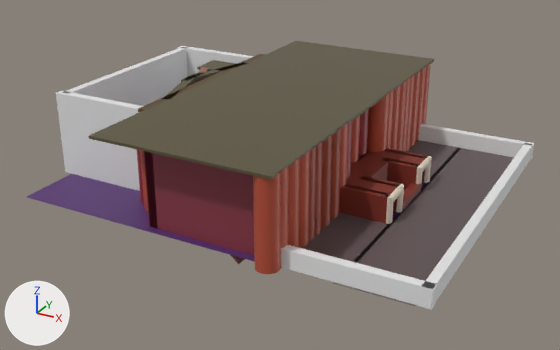
A saved change to the COLLADA model dae/theater.dae.
Before and after are seen from a camera (50 mm lens) standing at (92.7, -151.2, 74.8) and looking at (11.4, -3.5, 1.0). The axes (+X, +Y, +Z) are drawn at lower left. The lights are the same throughout. Where no turn or scale is listed for an object, it has been applied to the vertices.

The older version as bpy lines, for what is in view:
```python
ob_cube_055 = bpy.data.objects.new('Cube_055', me_cube_063)
ob_cube_055.location = (46.1, -38.5, 2.0)
ob_cube_056 = bpy.data.objects.new('Cube_056', me_cube_064)
ob_cube_056.location = (46.1, 37.6, 2.0)
ob_cube_057 = bpy.data.objects.new('Cube_057', me_cube_065)
ob_cube_057.location = (59.8, -1.0, 2.0)
ob_cylinder_057 = bpy.data.objects.new('Cylinder_057', me_cylinder_076)
ob_cylinder_057.location = (29.3, -15.1, 10.0)
ob_cylinder_060 = bpy.data.objects.new('Cylinder_060', me_cylinder_078)
ob_cylinder_060.location = (29.3, -23.7, 10.0)
ob_cylinder_061 = bpy.data.objects.new('Cylinder_061', me_cylinder_079)
ob_cylinder_061.location = (29.3, -26.5, 10.0)
ob_cylinder_065 = bpy.data.objects.new('Cylinder_065', me_cylinder_083)
ob_cylinder_065.location = (23.2, -26.5, 10.0)
ob_cylinder_069 = bpy.data.objects.new('Cylinder_069', me_cylinder_087)
ob_cylinder_069.location = (29.3, -40.7, 10.0)
# also in view: 'Cylinder_067' at (29.3, -33.5, 10.0); 'floor_004' at (50.3, 0.0, 0.0); 'Cylinder_080' at (29.3, 18.9, 10.0); 'Cube_019' at (-34.1, 0.0, 10.0); 'floor' at (-1.9, 0.0, 0.0)
```
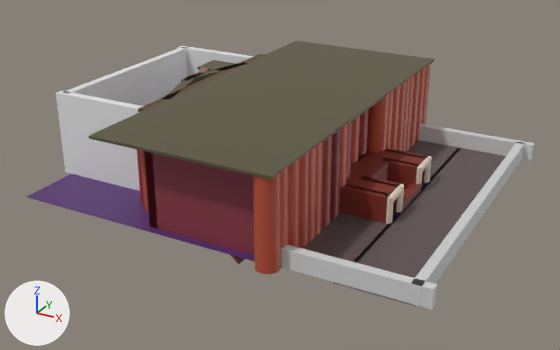
Diff of the bpy script that builds the scene:
```diff
--- a/dae/theater.dae.py
+++ b/dae/theater.dae.py
@@ mat_material_021 @@
+mat_material_021 = principled_material('Material_021')
+mat_material_021.base_color = (0.64, 0.64, 0.64)  # light grey #d1d1d1
+mat_material_021.roughness = 0.44
@@ mat_material_020 @@
+mat_material_020 = principled_material('Material_020')
+mat_material_020.base_color = (0.64, 0.64, 0.64)  # light grey #d1d1d1
+mat_material_020.roughness = 0.44
@@ mat_material @@
+mat_material = principled_material('Material')
+mat_material.base_color = (0.64, 0.64, 0.64)  # light grey #d1d1d1
+mat_material.roughness = 0.44
@@ me_cube_065 @@
 me_cube_065.from_pydata(...)  # 8 vertices, 12 faces; spans x -1.0..1.0, y -38.5..38.5, z -2.0..2.0
+me_cube_065.materials.append(mat_material)  # light grey #d1d1d1
@@ me_cube_064 @@
 me_cube_064.from_pydata(...)  # 8 vertices, 12 faces; spans x -14.9..14.9, y -1.0..1.0, z -2.0..2.0
+me_cube_064.materials.append(mat_material_020)  # light grey #d1d1d1
@@ me_cylinder_078 @@
 me_cylinder_078.from_pydata(...)  # 64 vertices, 124 faces; spans x -2.5..2.5, y -2.5..2.5, z -10.0..10.0
-me_cylinder_078.materials.append(mat_pillarmat1_017)  # red #b64e37
+me_cylinder_078.materials.append(mat_pill2)  # red #8f2b32
@@ me_cylinder_076 @@
 me_cylinder_076.from_pydata(...)  # 64 vertices, 124 faces; spans x -2.5..2.5, y -2.5..2.5, z -10.0..10.0
-me_cylinder_076.materials.append(mat_pillarmat1_013)  # red #b64e37
+me_cylinder_076.materials.append(mat_pill2)  # red #8f2b32
@@ me_cube_063 @@
 me_cube_063.from_pydata(...)  # 8 vertices, 12 faces; spans x -14.9..14.9, y -1.0..1.0, z -2.0..2.0
+me_cube_063.materials.append(mat_material_021)  # light grey #d1d1d1
@@ ob_cube_057 @@
 ob_cube_057 = bpy.data.objects.new('Cube_057', me_cube_065)
-ob_cube_057.location = (59.8, -1.0, 2.0)
+ob_cube_057.location = (57.9, -1.0, 2.0)
@@ ob_cylinder_065 @@
 ob_cylinder_065 = bpy.data.objects.new('Cylinder_065', me_cylinder_083)
-ob_cylinder_065.location = (23.2, -26.5, 10.0)
+ob_cylinder_065.location = (29.3, -29.3, 10.0)
@@ ob_cylinder_061 @@
 ob_cylinder_061 = bpy.data.objects.new('Cylinder_061', me_cylinder_079)
-ob_cylinder_061.location = (29.3, -26.5, 10.0)
+ob_cylinder_061.location = (24.9, -30.5, 10.0)
@@ ob_cylinder_060 @@
 ob_cylinder_060 = bpy.data.objects.new('Cylinder_060', me_cylinder_078)
-ob_cylinder_060.location = (29.3, -23.7, 10.0)
+ob_cylinder_060.location = (29.3, -23.2, 10.0)
```

What differs and where, as boxes [x1, y1, x2, y2] in the pictures (560 x 350 px):
'Cube_057', recoloured, moved
    before: [420, 143, 532, 310]
    after: [409, 142, 525, 306]
'Cube_055', recoloured
    both: [281, 245, 437, 310]
'Cube_056', recoloured
    both: [419, 124, 534, 161]
'Cylinder_057', recoloured
    both: [330, 128, 341, 219]
'Cylinder_060', recoloured, moved
    before: [315, 141, 323, 235]
    after: [320, 140, 324, 232]
'Cylinder_061', moved (not visible afterwards)
    before: [308, 146, 316, 241]
'Cylinder_065', moved (not visible before)
    after: [307, 151, 310, 244]
